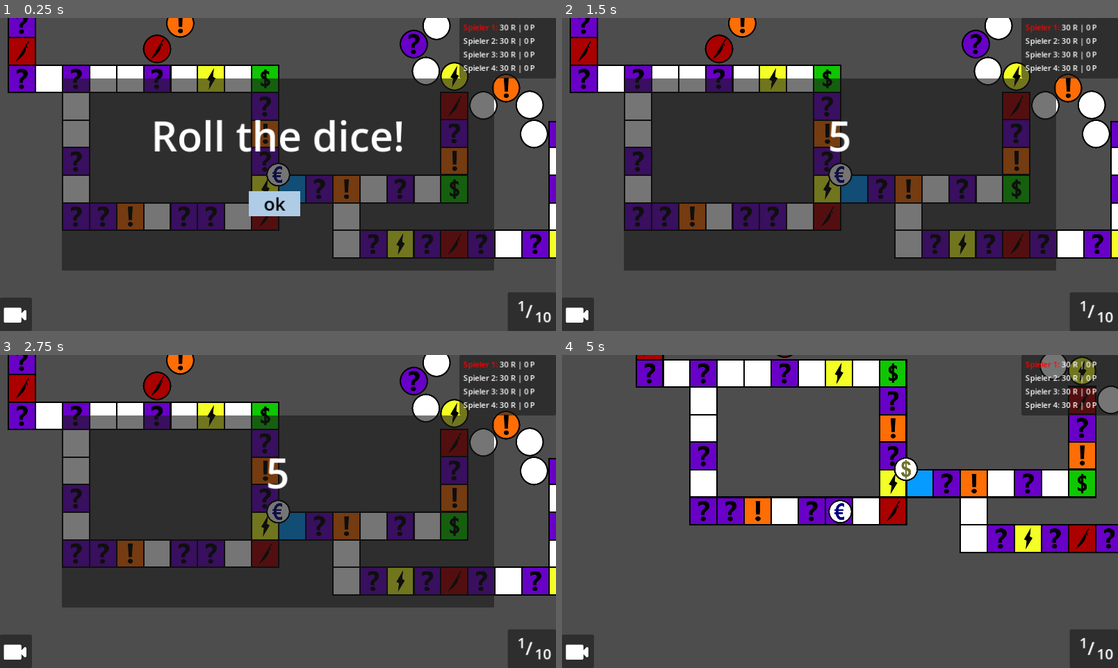
Above: before the commit, frames 1-4 (two rows, left to right).
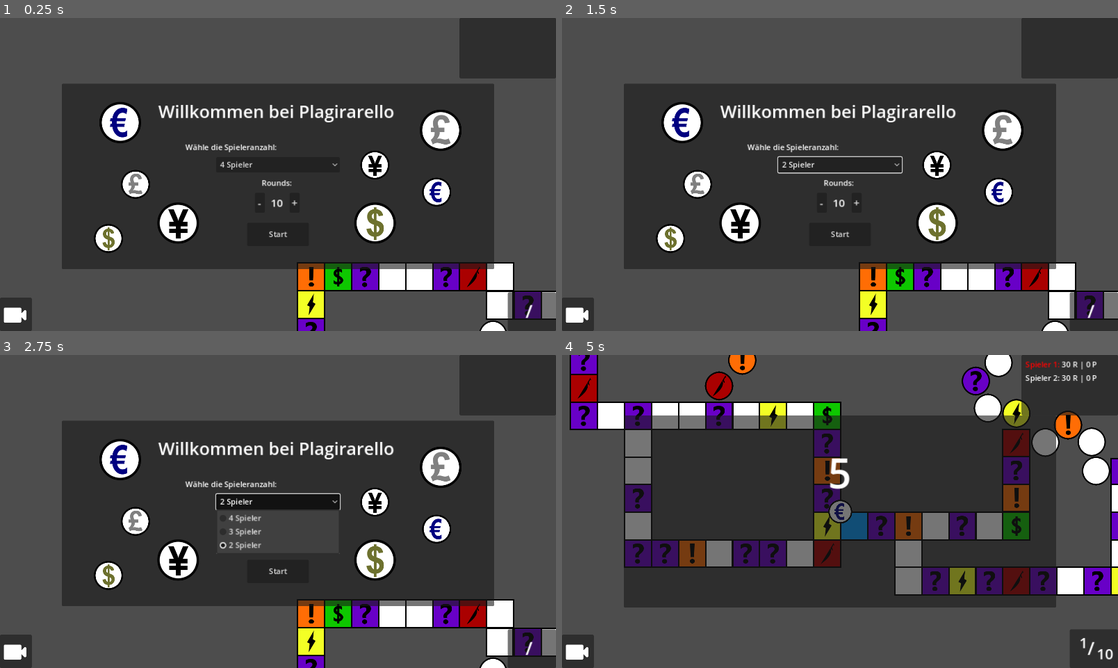
Above: after the commit, the same moments.

Repository: hfxbse/mparty
Game: Godot game, scene res://main/main.tscn
Same seed, same stepped clock (60 frames per second), same inputs: the game is played once before the commit and once after it.
Inputs (mouse positions are in pixels of both pictures, inside the frame that each line leads up to):
- Up to frame 1 (0.25 s): no input
- Up to frame 2 (1.5 s): click (840, 165) at 0.5 s, where only the run after the commit has a clickable "4 Spieler"; click (823, 202) at 1.25 s, where only the run after the commit has a clickable "-"
- Up to frame 3 (2.75 s): click (278, 502) at 2 s, where only the run after the commit has a clickable "2 Spieler"
- Up to frame 4 (5 s): click (856, 539) at 2.75 s, where only the run after the commit has a clickable "+"; click (840, 570) at 3.5 s, where only the run after the commit has a clickable "Start"; click (834, 539) at 4.25 s, where only the run after the commit has a clickable "ok"

The runs differ from the first frame. In frame 1, 37% of the frame differs, in the area x 1-100%, y 0-100%; in frame 2, 36%; in frame 3, 36%; in frame 4, 63%, in the area x 1-100%, y 0-81%.

Commit message:
Add start menu
PR #55
Co-authored-by: KevinBasener <120453853+KevinBasener@users.noreply.github.com>

Diff:
--- a/main/main.gd
+++ b/main/main.gd
@@ -6,6 +6,8 @@
 
 @onready var main_camera = $MainCamera
 @onready var hud = $GameOverlay
+
+var start_menu
 
 
 func _ready():
@@ -18,7 +20,9 @@
 
 		hud.add_child(mobile_hud)
 
-	game_loop(10, 4)
+	start_menu = preload("res://start_menu/start_menu.tscn").instantiate()
+	add_child(start_menu)
+	start_menu.start_params.connect(_on_start_button_pressed)
 
 
 func _process(delta):
@@ -123,3 +127,8 @@
 
 func _on_update():
 	hud.update_player_stats(current_player, State.players)
+
+
+func _on_start_button_pressed(rounds_count: int, player_count: int):
+	remove_child(start_menu)
+	game_loop(rounds_count, player_count)
--- a/podium/podium.gd
+++ b/podium/podium.gd
@@ -6,8 +6,10 @@
 
 
 func display_winner(players_in_order: Array):
-	assert(players_in_order.size() >= 3, "Too few players to display winners.")
+	assert(players_in_order.size() >= 2, "Too few players to display winners.")
 
 	first.texture = players_in_order[0].sprite.texture
 	second.texture = players_in_order[1].sprite.texture
-	third.texture = players_in_order[2].sprite.texture
+
+	if players_in_order.size() > 2:
+		third.texture = players_in_order[2].sprite.texture
--- /dev/null
+++ b/start_menu/start_menu.gd
@@ -0,0 +1,33 @@
+extends CanvasLayer
+
+@onready var option_button = $StartMenuePanel/OptionButton
+@onready var round_counter = $RoundCounter
+
+
+var player_count = 4
+var rounds_count = 10:
+	set(number):
+		if number != rounds_count:
+			rounds_count = number
+
+			if round_counter:
+				round_counter.text = str(rounds_count)
+
+signal start_params(num_rounds: int, player_count: int)
+
+func _on_start_pressed():
+	var id = option_button.get_item_id(option_button.selected)
+
+	start_params.emit(rounds_count, player_count)
+
+
+func _on_option_button_item_selected(index):
+	player_count = 4 - index
+
+
+func _on_add_rounds_pressed():
+	rounds_count += 1
+
+
+func _on_subtract_rounds_pressed():
+	rounds_count -= 1
--- /dev/null
+++ b/start_menu/start_menu.tscn
@@ -0,0 +1,167 @@
+[gd_scene load_steps=6 format=3 uid="uid://cjkxjqlcjh4vo"]
+
+[ext_resource type="Script" path="res://start_menu/start_menu.gd" id="1_lt2ga"]
+[ext_resource type="Texture2D" uid="uid://brrlsmkyej88s" path="res://player/dollar.svg" id="2_b6dli"]
+[ext_resource type="Texture2D" uid="uid://bkpfvf1dlrbnn" path="res://player/euro.svg" id="3_lxm47"]
+[ext_resource type="Texture2D" uid="uid://l8obnn5jj4kn" path="res://player/pound.svg" id="4_62sts"]
+[ext_resource type="Texture2D" uid="uid://cvp5ue5844a1n" path="res://player/yen.svg" id="5_uyrgt"]
+
+[node name="StartMenue" type="CanvasLayer"]
+script = ExtResource("1_lt2ga")
+
+[node name="Panel" type="Panel" parent="."]
+anchors_preset = 8
+anchor_left = 0.5
+anchor_top = 0.5
+anchor_right = 0.5
+anchor_bottom = 0.5
+offset_left = -448.0
+offset_top = -188.0
+offset_right = 448.0
+offset_bottom = 196.0
+grow_horizontal = 2
+grow_vertical = 2
+
+[node name="Yen" type="Sprite2D" parent="Panel"]
+position = Vector2(240, 288)
+scale = Vector2(0.7, 0.7)
+texture = ExtResource("5_uyrgt")
+
+[node name="Yen" type="Sprite2D" parent="Panel/Yen"]
+position = Vector2(582.857, -171.429)
+scale = Vector2(0.7, 0.7)
+texture = ExtResource("5_uyrgt")
+
+[node name="Pound" type="Sprite2D" parent="Panel"]
+position = Vector2(784, 96)
+scale = Vector2(0.7, 0.7)
+texture = ExtResource("4_62sts")
+
+[node name="Pound" type="Sprite2D" parent="Panel/Pound"]
+position = Vector2(-902.857, 160)
+scale = Vector2(0.7, 0.7)
+texture = ExtResource("4_62sts")
+
+[node name="Euro" type="Sprite2D" parent="Panel"]
+position = Vector2(120, 80)
+scale = Vector2(0.7, 0.7)
+texture = ExtResource("3_lxm47")
+
+[node name="Euro" type="Sprite2D" parent="Panel/Euro"]
+position = Vector2(937.143, 205.714)
+scale = Vector2(0.7, 0.7)
+texture = ExtResource("3_lxm47")
+
+[node name="Dollar" type="Sprite2D" parent="Panel"]
+position = Vector2(648, 288)
+scale = Vector2(0.7, 0.7)
+texture = ExtResource("2_b6dli")
+
+[node name="Dollar" type="Sprite2D" parent="Panel/Dollar"]
+position = Vector2(-788.572, 45.7143)
+scale = Vector2(0.7, 0.7)
+texture = ExtResource("2_b6dli")
+
+[node name="StartMenuePanel" type="Panel" parent="."]
+self_modulate = Color(1, 1, 1, 0)
+anchors_preset = 8
+anchor_left = 0.5
+anchor_top = 0.5
+anchor_right = 0.5
+anchor_bottom = 0.5
+offset_left = -448.0
+offset_top = -192.0
+offset_right = 448.0
+offset_bottom = 192.0
+grow_horizontal = 2
+grow_vertical = 2
+
+[node name="Menu-Label" type="Label" parent="StartMenuePanel"]
+layout_mode = 1
+anchors_preset = 8
+anchor_left = 0.5
+anchor_top = 0.5
+anchor_right = 0.5
+anchor_bottom = 0.5
+offset_left = -248.0
+offset_top = -156.0
+offset_right = 250.0
+offset_bottom = -103.0
+grow_horizontal = 2
+grow_vertical = 2
+theme_override_font_sizes/font_size = 36
+text = "Willkommen bei Plagirarello "
+
+[node name="Label" type="Label" parent="StartMenuePanel"]
+layout_mode = 0
+offset_left = 256.0
+offset_top = 124.0
+offset_right = 445.0
+offset_bottom = 152.0
+text = "Wähle die Spieleranzahl:"
+
+[node name="OptionButton" type="OptionButton" parent="StartMenuePanel"]
+layout_mode = 0
+offset_left = 320.0
+offset_top = 156.0
+offset_right = 576.0
+offset_bottom = 188.0
+item_count = 3
+selected = 0
+popup/item_0/text = "4 Spieler"
+popup/item_0/id = 0
+popup/item_1/text = "3 Spieler"
+popup/item_1/id = 1
+popup/item_2/text = "2 Spieler"
+popup/item_2/id = 2
+
+[node name="Start" type="Button" parent="StartMenuePanel"]
+layout_mode = 1
+anchors_preset = 8
+anchor_left = 0.5
+anchor_top = 0.5
+anchor_right = 0.5
+anchor_bottom = 0.5
+offset_left = -64.0
+offset_top = 100.0
+offset_right = 64.0
+offset_bottom = 148.0
+grow_horizontal = 2
+grow_vertical = 2
+text = "Start"
+
+[node name="RoundsLabel" type="Label" parent="."]
+offset_left = 542.0
+offset_top = 330.0
+offset_right = 605.0
+offset_bottom = 356.0
+text = "Rounds:"
+
+[node name="SubtractRounds" type="Button" parent="."]
+offset_left = 528.0
+offset_top = 362.0
+offset_right = 549.0
+offset_bottom = 401.0
+theme_override_font_sizes/font_size = 22
+text = "-"
+
+[node name="AddRounds" type="Button" parent="."]
+offset_left = 600.0
+offset_top = 362.0
+offset_right = 621.0
+offset_bottom = 401.0
+theme_override_font_sizes/font_size = 22
+text = "+"
+
+[node name="RoundCounter" type="Label" parent="."]
+offset_left = 561.0
+offset_top = 366.0
+offset_right = 601.0
+offset_bottom = 400.0
+theme_override_font_sizes/font_size = 22
+text = "10"
+
+[connection signal="item_selected" from="StartMenuePanel/OptionButton" to="." method="_on_option_button_item_selected"]
+[connection signal="pressed" from="StartMenuePanel/Start" to="." method="_on_start_pressed"]
+[connection signal="pressed" from="SubtractRounds" to="." method="_on_subtract_rounds_pressed"]
+[connection signal="pressed" from="AddRounds" to="." method="_on_add_rounds_pressed"]
